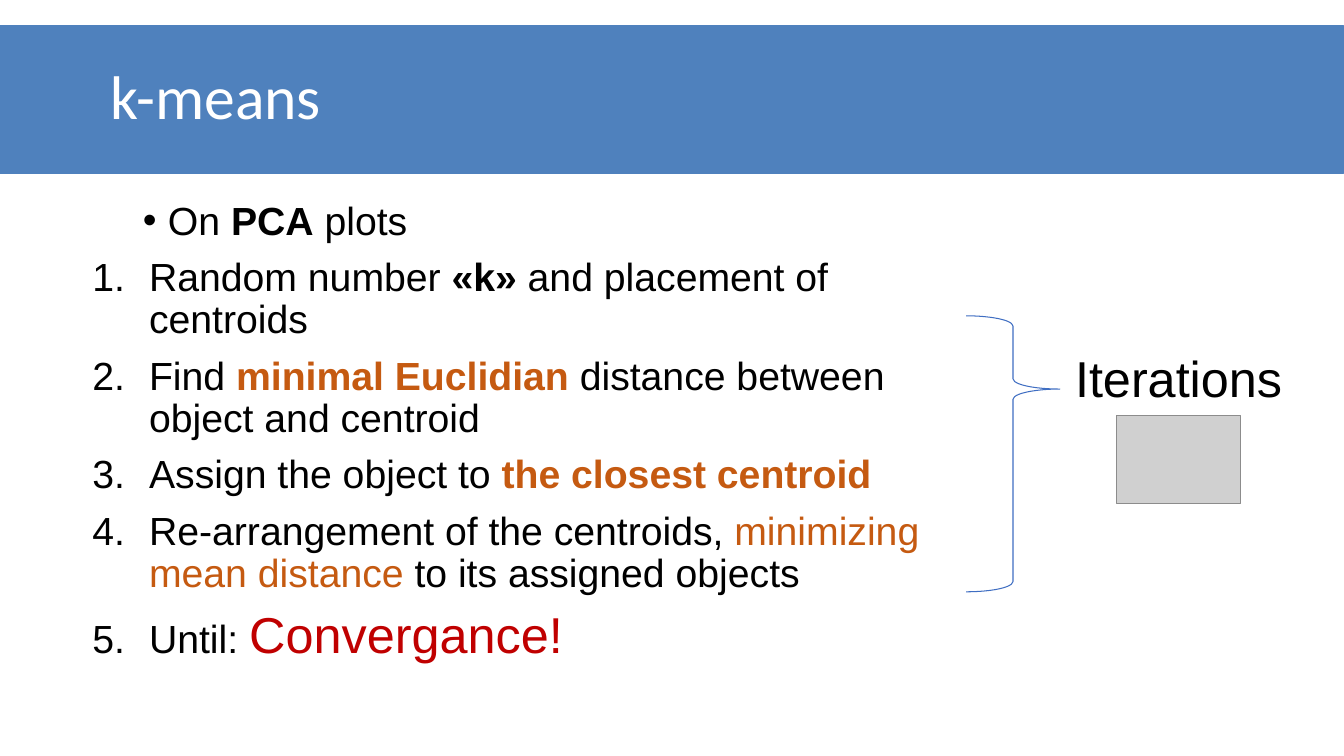
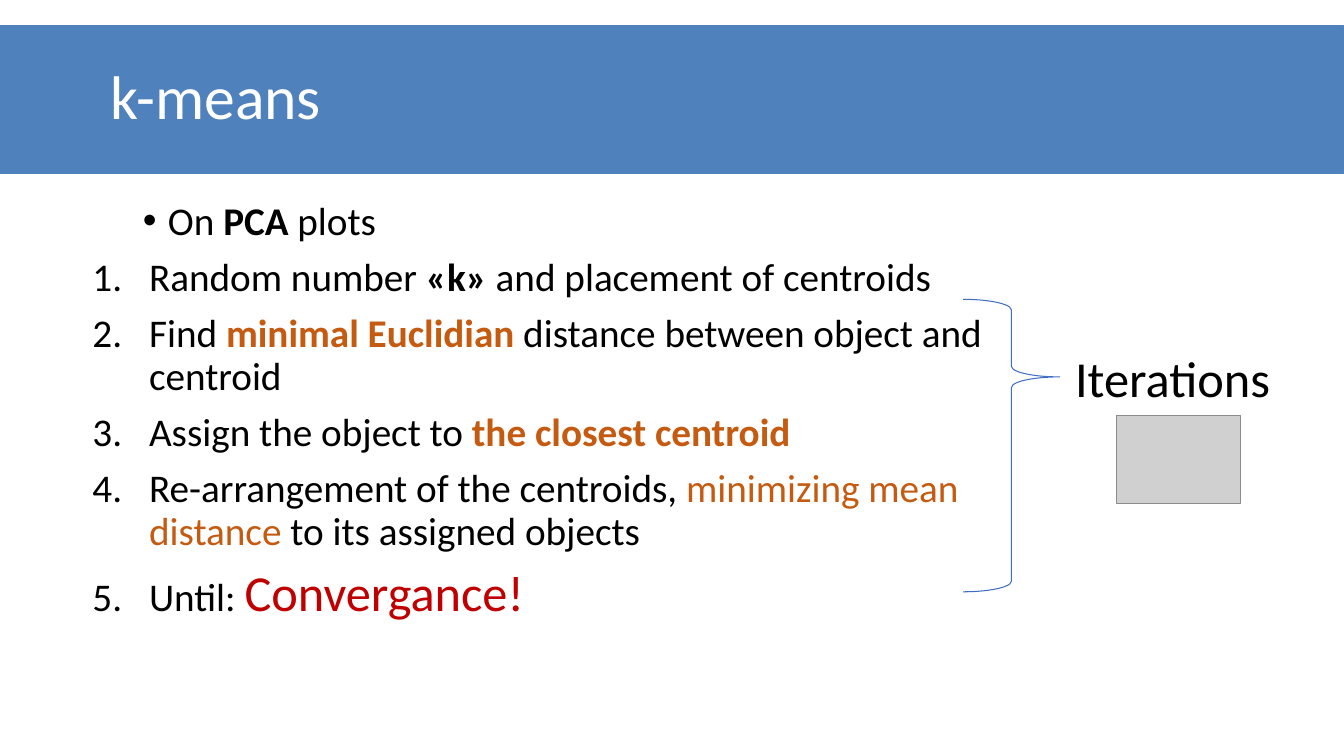
Before and after one commit to datascience-mobi/group-01-project-4-1, a slide deck: slide 3 of K-means clustering.pptx. Drawn at 1344x756 pixels with LibreOffice and Linux fonts; fonts in the diff are those of the drawing; grey boxes stand for pictures. Boxes give left, top, right and bottom in pixels: in the first picture for what was removed or moved away, otherwise in the second. Text is boxed around its words. In the diff, an @@ line names an element or a change of style, - is before the commit and + after.

```diff
--- a/K-means clustering.pptx
+++ b/K-means clustering.pptx
@@ text "On PCA plots" at [149, 207, 982, 620]: font Arial to Calibri @@
@@ right brace: place and size @@
-right brace at [967, 316, 1061, 592]
+right brace at [963, 299, 1060, 592]
@@ text "Iterations" at [1075, 362, 1270, 398]: font Arial to Calibri @@
```
Also in this commit, not shown: 5 other slides changed.
